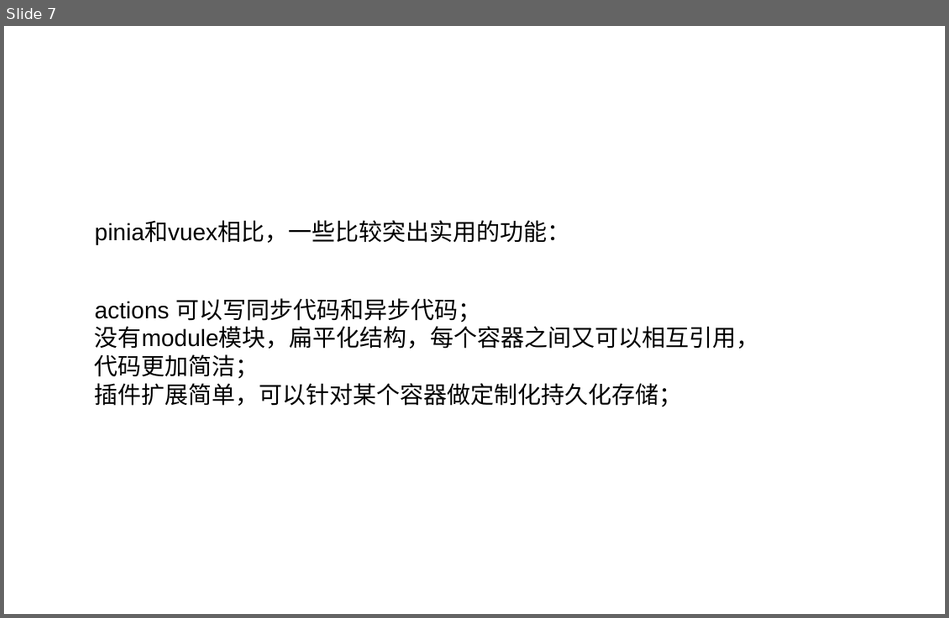
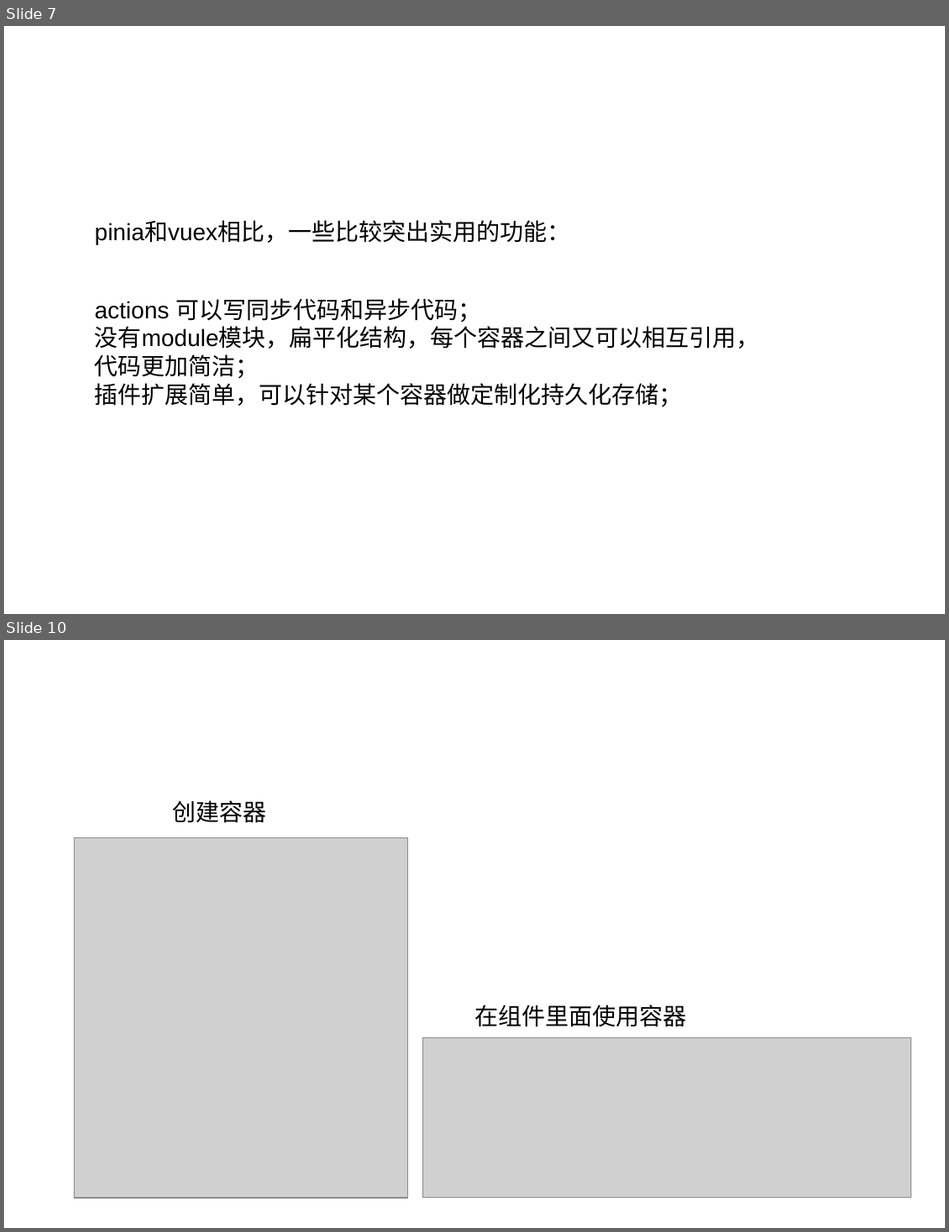
Before and after one commit to xhLONG/vue3-pinia-example, a slide deck: pinia介绍.pptx. Shown one above the other, each under a label of ours: slide 7 before the commit, slides 7 and 10 after it; the slides between them are not shown. The pictures are 949x618 and 949x1232 pixels, drawn with LibreOffice and Linux fonts; fonts in the diff are those of the drawing; grey boxes stand for pictures; background and template pictures are left out. Boxes give left, top, right and bottom in pixels: in the first picture for what was removed or moved away, otherwise in the second. Text is boxed around its words. In the diff, an @@ line names an element or a change of style, - is before the commit and + after.

```diff
--- a/pinia介绍.pptx
+++ b/pinia介绍.pptx
@@ slide 10 added at [4, 640, 945, 1228], background picture (left out) @@
@@ text added at [173, 800, 267, 823], 18 pt, text #000000 @@
+创建容器
@@ picture added at [75, 837, 407, 1198] @@
@@ text added at [475, 1005, 687, 1027], 18 pt, text #000000 @@
+在组件里面使用容器
@@ picture added at [422, 1038, 911, 1198] @@
```
Also in this commit, not shown: 4 slides changed, 4 other slides added, 1 slide removed, 8 other files.
